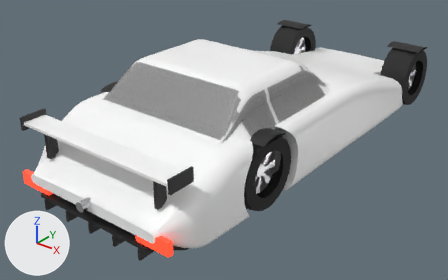
What one commit did to the glTF model public/models/cars/lyon_lmp.glb.
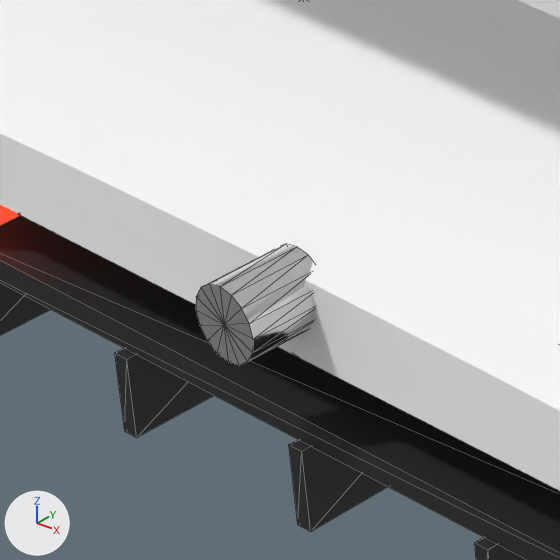
The first picture shows the older version from a 50 mm camera at (3.49, -5.32, 2.89) aimed at (-0.14, -0.77, 0.07). The close-ups show the older and then the newer version on the part from 11% to 27% of the width and 59% to 85% of the height of that picture. Only the edits that show in the close-ups are written down. The axes (+X, +Y, +Z) are drawn at lower left. The lights are the same throughout. The close-ups show mesh edges as thin lines. Where no turn or scale is listed for an object, it has been applied to the vertices. Vertices at exactly the same position are counted once.

In view in the first close-up: 'Body', 'Chrome', 'Trim' and 1 more.
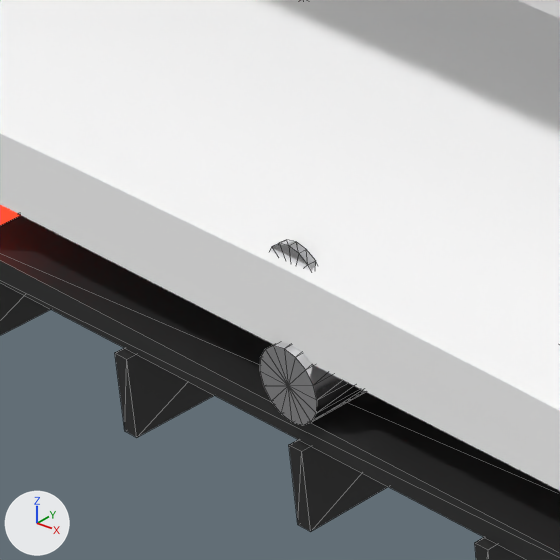
What differs and where, as boxes [x1, y1, x2, y2] in the close-ups (560 x 560 px; the box of a moved part takes in the faces that stretch with it):
'Chrome', reshaped, moved
    before: [196, 244, 315, 365]
    after: [260, 240, 366, 425]
part 1 of me_exhaust_0, moved or reshaped (not visible before)
    after: [270, 240, 316, 272]

Patch to the scene script:
```diff
--- a/public/models/cars/lyon_lmp.glb.py
+++ b/public/models/cars/lyon_lmp.glb.py
@@ me_exhaust_0 @@
 # used by ob_chrome; location = (0.0, -2.718, 0.28)
-me_exhaust_0.from_pydata(...)  # 102 vertices, 192 faces; spans x -0.05..0.05, y -0.05..4.68, z -0.08..0.05
+me_exhaust_0.from_pydata(...)  # 102 vertices, 192 faces; spans x -0.05..0.05, y -0.05..4.6, z -0.05..0.16
+# me_exhaust_0 part 1: the loose piece of 34 vertices spanning x -0.05..0.05, y 0.03..0.04, z -0.08..0.02 is moved by (0.0, -0.07, 0.15)
+# other edits to the shape of me_exhaust_0 do not show in these pictures
 me_exhaust_0.materials.append(mat_chrome)
@@ ob_chrome @@
 ob_chrome = bpy.data.objects.new('Chrome', me_exhaust_0)
-ob_chrome.location = (0.0, -2.718, 0.28)
+ob_chrome.location = (0.0, -2.648, 0.172)
```
